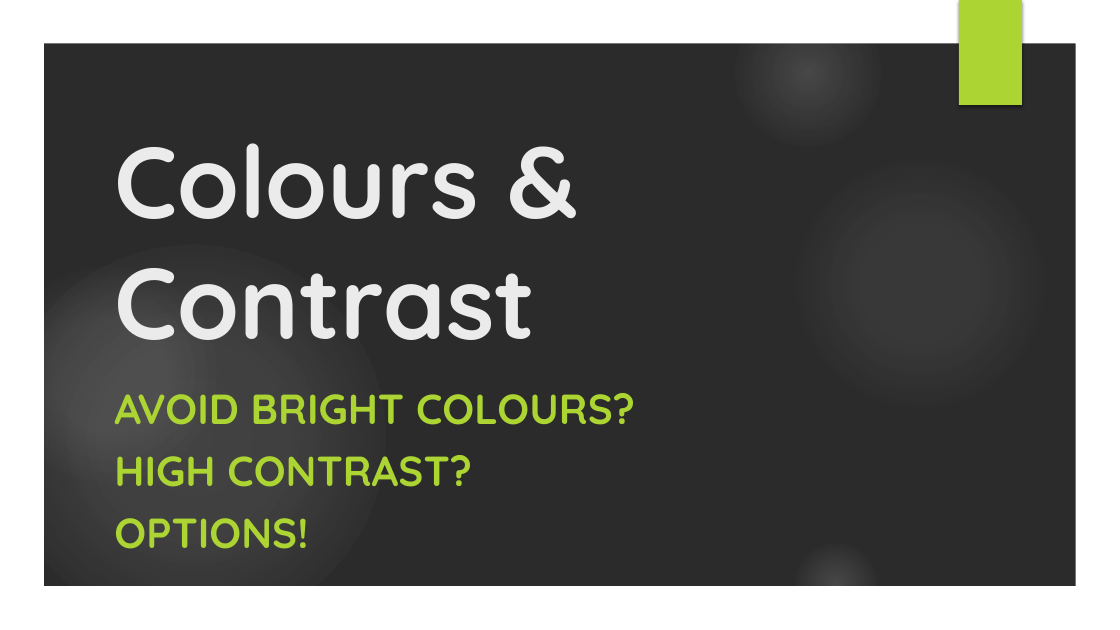
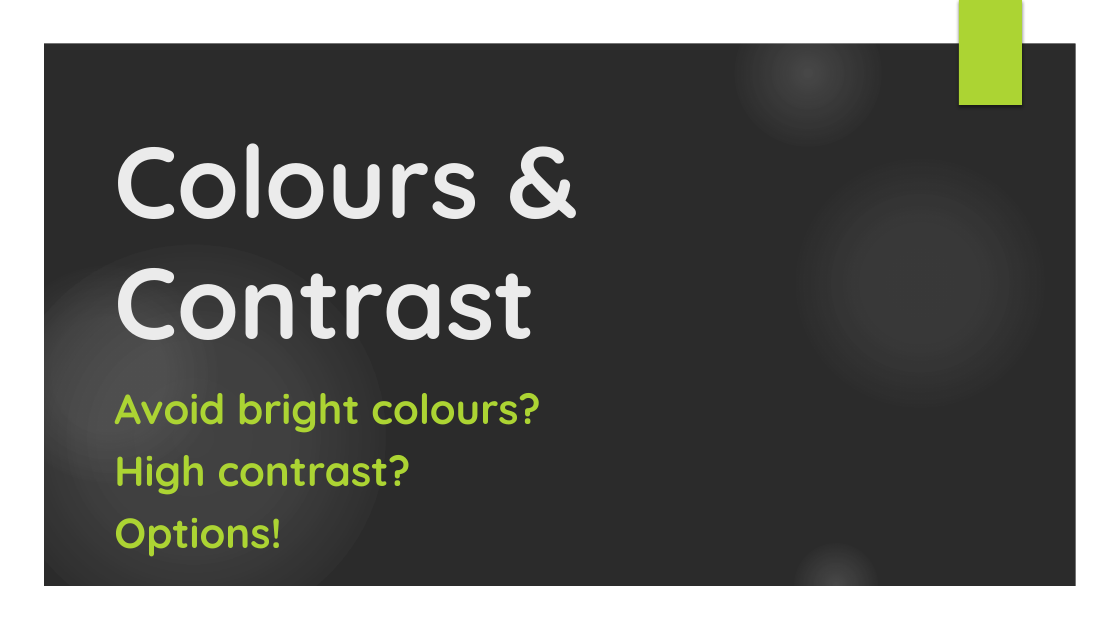
Before and after one commit to owenniblock/owenniblock, a slide deck: slide 21 of talks/id24 - ND Web Design.pptx. Drawn at 1120x630 pixels with LibreOffice and Linux fonts; fonts in the diff are those of the drawing; background and template pictures are left out; a plain dark background stands for a picture behind light text. Boxes give left, top, right and bottom in pixels: in the first picture for what was removed or moved away, otherwise in the second. Text is boxed around its words. In the diff, an @@ line names an element or a change of style, - is before the commit and + after.

```diff
--- a/talks/id24 - ND Web Design.pptx
+++ b/talks/id24 - ND Web Design.pptx
@@ subtitle at box(114, 393, 540, 557): text changed @@
-AVOID BRIGHT COLOURS?
-HIGH CONTRAST?
-OPTIONS!
+Avoid bright colours?
+High contrast?
+Options!
```
Also in this commit, not shown: 21 other slides changed.
